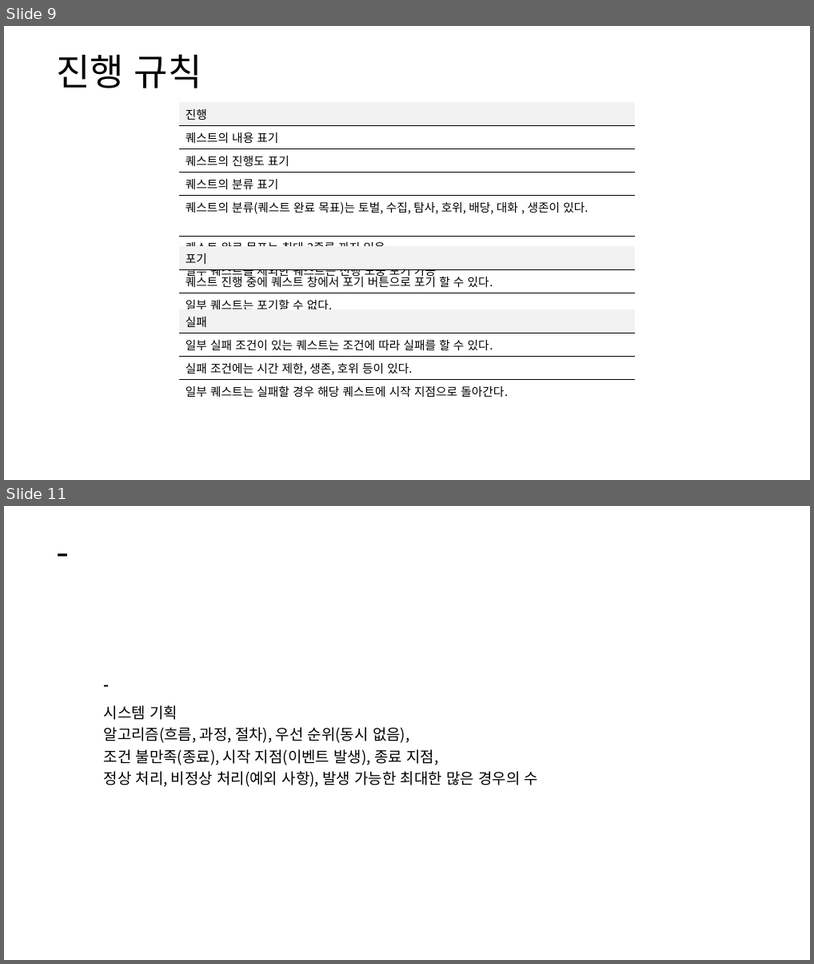
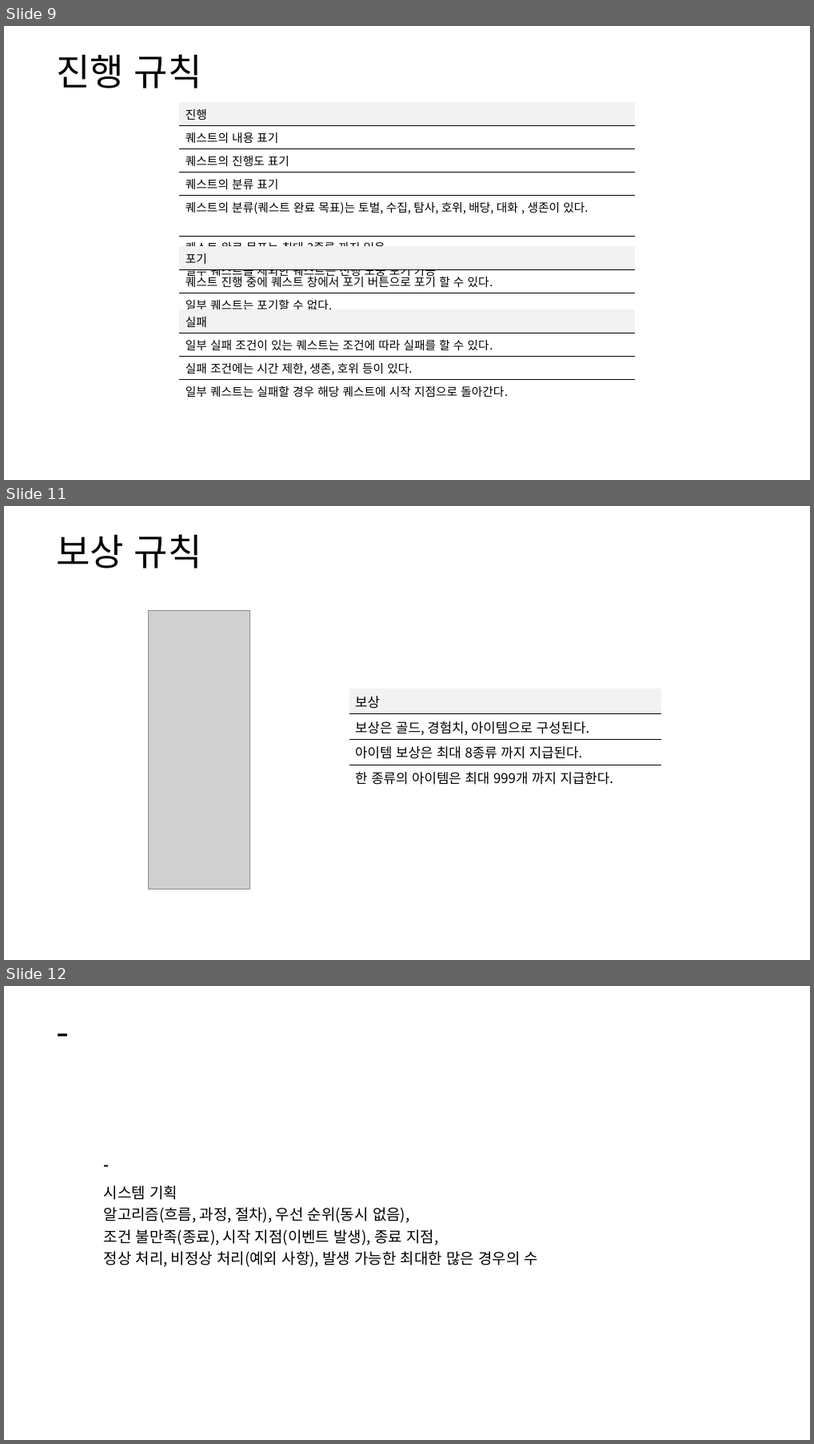
Before and after one commit to yjk0401/unityenginebasic_9th, a slide deck: 기획/방랑엽사전/퀘스트 시스템 기획서.pptx. Shown one above the other, each under a label of ours: slides 9 and 11 before the commit, slides 9, 11 and 12 after it; the slides between them are not shown. The pictures are 814x964 and 814x1444 pixels, drawn with LibreOffice and Linux fonts; fonts in the diff are those of the drawing; grey boxes stand for pictures. Boxes give left, top, right and bottom in pixels: in the first picture for what was removed or moved away, otherwise in the second. Text is boxed around its words. In the diff, an @@ line names an element or a change of style, - is before the commit and + after.

```diff
--- a/기획/방랑엽사전/퀘스트 시스템 기획서.pptx
+++ b/기획/방랑엽사전/퀘스트 시스템 기획서.pptx
@@ slide 11 added at <box>4,506,810,960</box>, background #FFFFFF @@
@@ text added at <box>56,534,202,568</box>, 44 pt, text #000000 @@
+보상 규칙
@@ picture added at <box>149,611,250,888</box> @@
@@ table added at <box>350,688,662,788</box>, 4 rows, 1 columns @@
+보상
+보상은 골드, 경험치, 아이템으로 구성된다.
+아이템 보상은 최대 8종류 까지 지급된다.
+한 종류의 아이템은 최대 999개 까지 지급한다.
@@ what was slide 11 is now slide 12 @@
```
Also in this commit, not shown: 2 slides changed, 2 other files.
